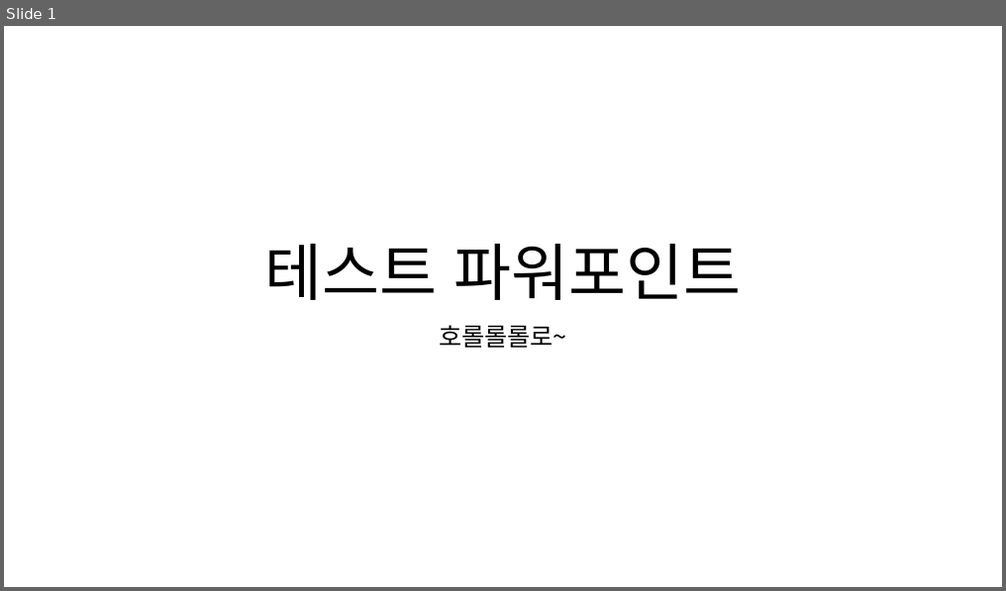
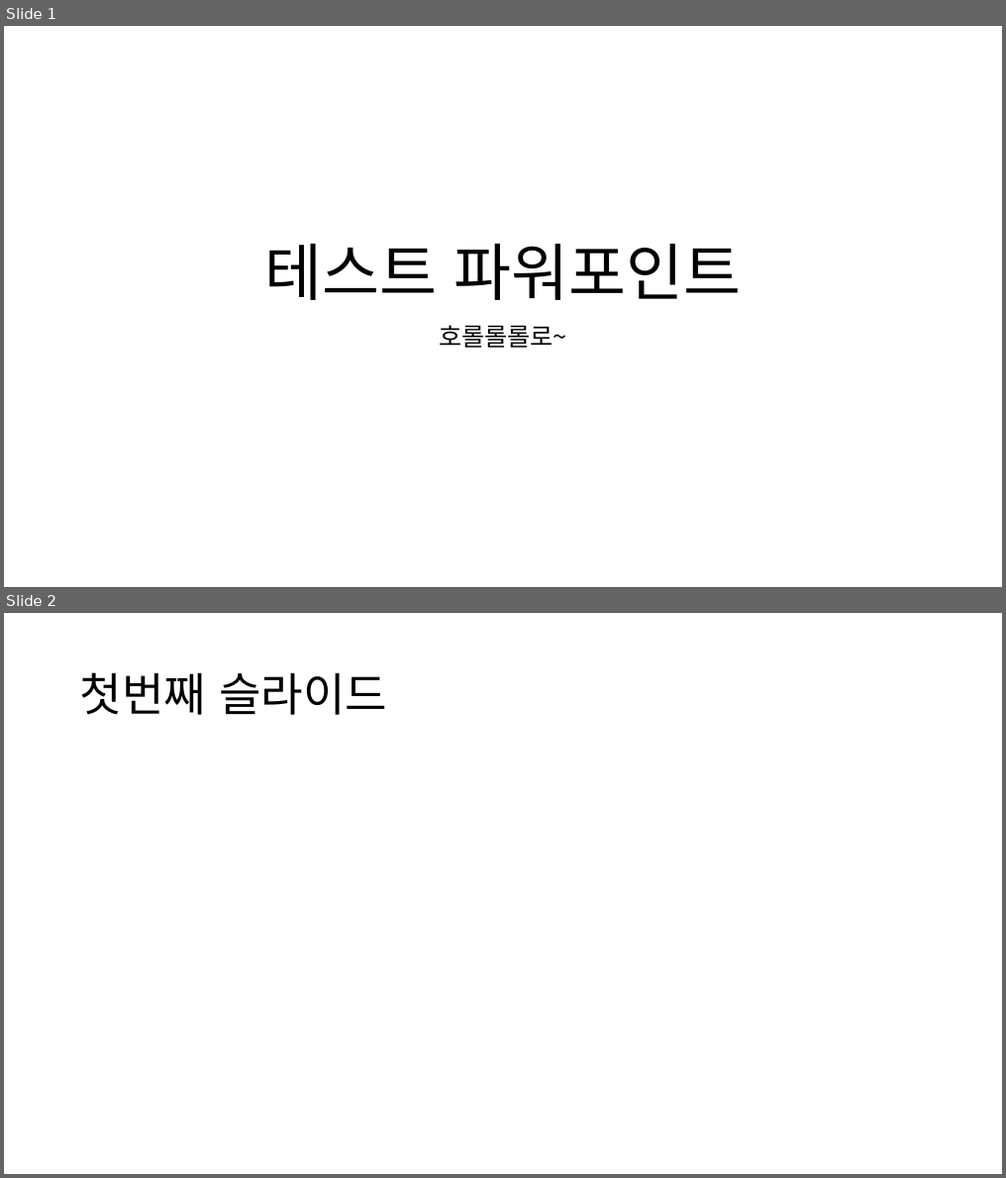
Before and after one commit to ParkGiSoo/110testgit, a slide deck: 테스트파워포인트.pptx. Shown one above the other, each under a label of ours: slide 1 before the commit, slides 1 and 2 after it. The pictures are 1006x591 and 1006x1178 pixels, drawn with LibreOffice and Linux fonts; fonts in the diff are those of the drawing. Boxes give left, top, right and bottom in pixels: in the first picture for what was removed or moved away, otherwise in the second. Text is boxed around its words. In the diff, an @@ line names an element or a change of style, - is before the commit and + after.

Commit message:
2018날짜시간_버전

```diff
--- a/테스트파워포인트.pptx
+++ b/테스트파워포인트.pptx
@@ slide 2 added at (x1=4, y1=613, x2=1002, y2=1174), background #FFFFFF @@
@@ title added at (x1=80, y1=672, x2=387, y2=715), 44 pt, text #000000 @@
+첫번째 슬라이드
```
